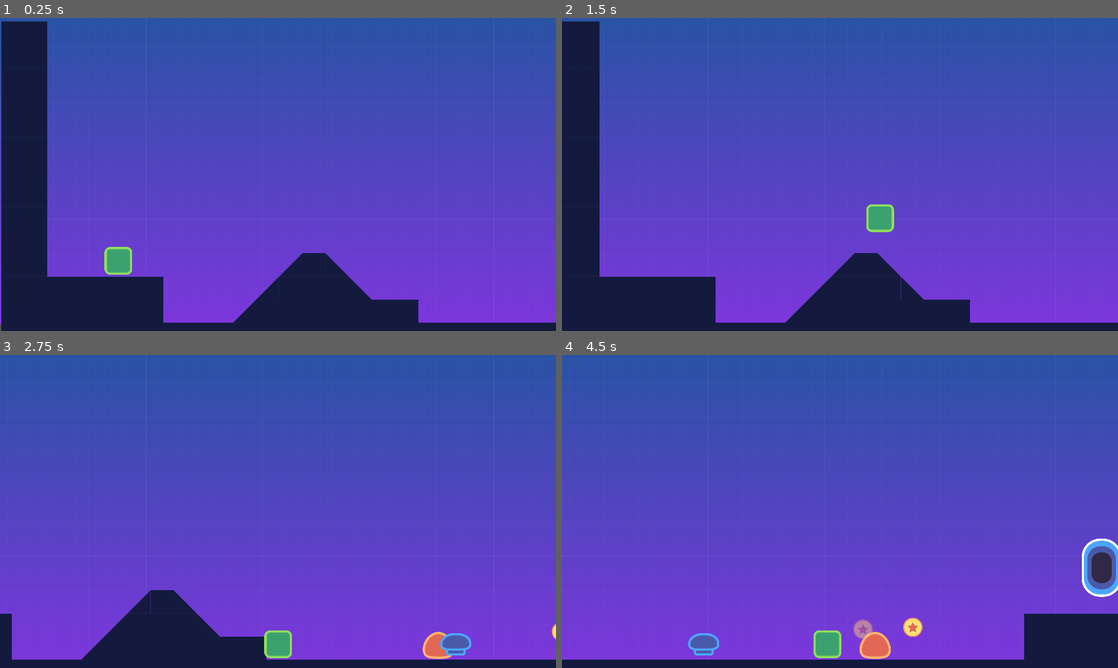
Above: before the commit, frames 1-4 (two rows, left to right).
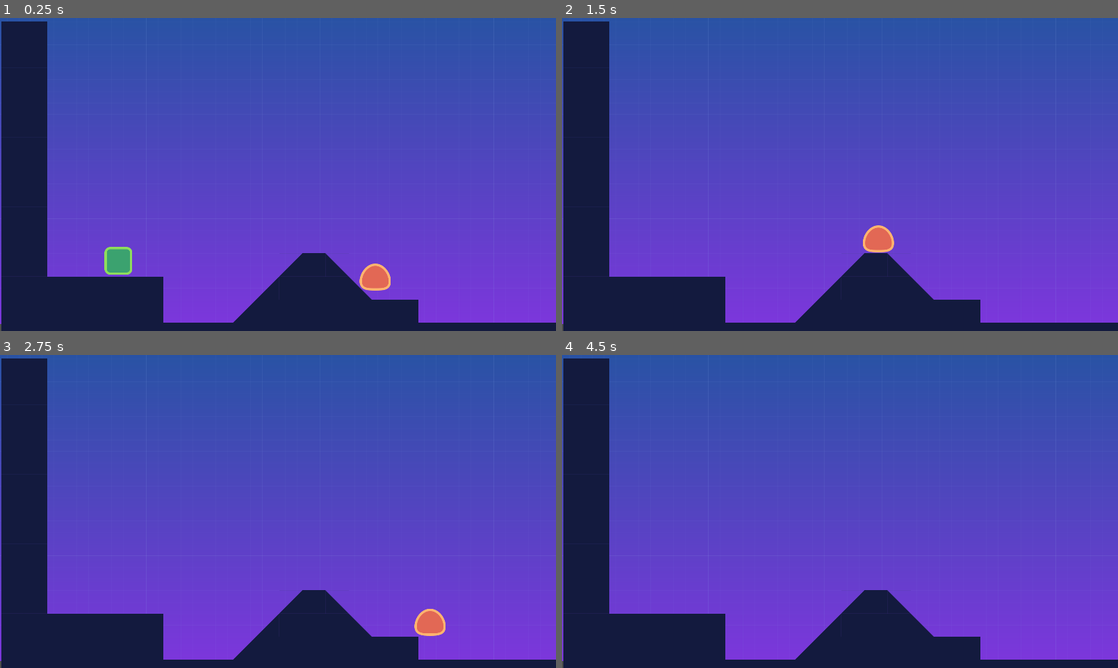
Above: after the commit, the same moments.

Repository: mustafa-mahmud/Platform
Game: Godot game, scene res://src/Level/LevelTemplate.tscn
Same seed, same stepped clock (60 frames per second), same inputs: the game is played once before the commit and once after it. This scene is started directly instead of the project's main scene.
Inputs:
- Up to frame 1 (0.25 s): no input
- Up to frame 2 (1.5 s): hold D (move_right) from 0.53 s (still down); tap W (jump) at 0.77 s
- Up to frame 3 (2.75 s): tap W (jump) at 1.52 s; release D (move_right) at 2.03 s; hold Left (move_left) from 2.03 s (still down)
- Up to frame 4 (4.5 s): release Left (move_left) at 2.78 s; hold D (move_right) 2.78-4.28 s; tap W (jump) at 3.02, 3.77 s; hold Left (move_left) from 4.28 s (still down)

The runs differ from the first frame. In frame 1, 0.4% of the frame differs, in the area x 64-71%, y 78-88%; in frame 2, 3.5%; in frame 3, 16%; in frame 4, 19%, in the area x 0-100%, y 1-100%.

Commit message:
12.assignment-solution-enemy-on-slopes.mp4

Diff:
--- a/src/Actors/Enemy.gd
+++ b/src/Actors/Enemy.gd
@@ -14,4 +14,5 @@
 	_velocity.y += gravity * delta
 	if is_on_wall():
 		_velocity.x *= -1.0
-	_velocity.y = move_and_slide(_velocity,FLOOR_NORMAL).y
+	var snap := Vector2.DOWN * 65.0
+	_velocity.y = move_and_slide_with_snap(_velocity,snap,FLOOR_NORMAL).y
--- a/src/Actors/Player.tscn
+++ b/src/Actors/Player.tscn
@@ -44,7 +44,7 @@
 monitorable = false
 
 [node name="CollisionShape2D" type="CollisionShape2D" parent="EnemyDetector"]
-position = Vector2( 0, -45 )
+position = Vector2( 0, -56 )
 shape = SubResource( 2 )
 
 [node name="StompDetector" type="Area2D" parent="."]
--- a/src/Level/LevelTemplate.tscn
+++ b/src/Level/LevelTemplate.tscn
@@ -161,7 +161,7 @@
 position = Vector2( 2658, 720 )
 
 [node name="Enemy2" parent="." instance=ExtResource( 3 )]
-position = Vector2( 2314, 813 )
+position = Vector2( 1352, 921 )
 
 [node name="Enemy3" parent="." instance=ExtResource( 3 )]
 position = Vector2( 2971, 877 )
